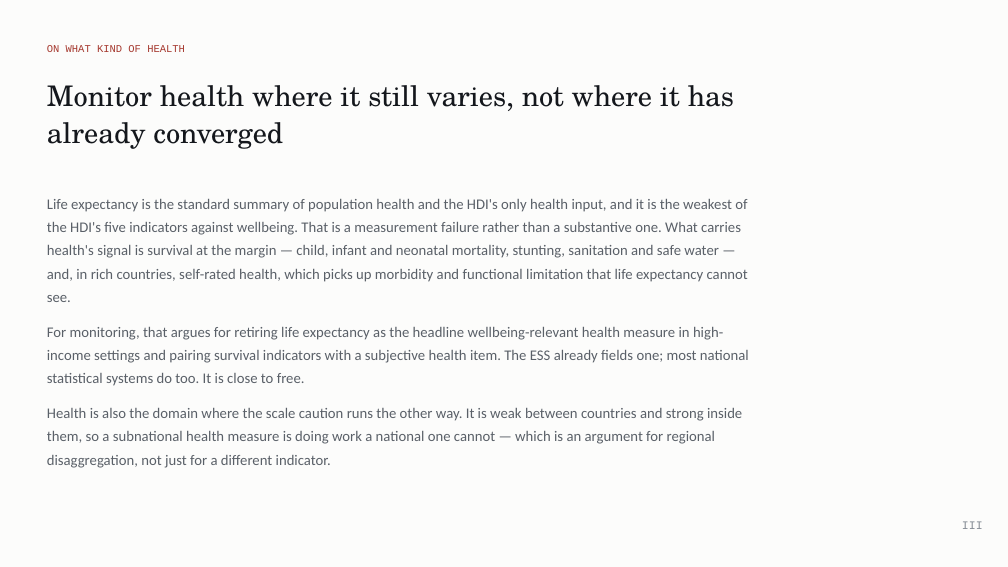
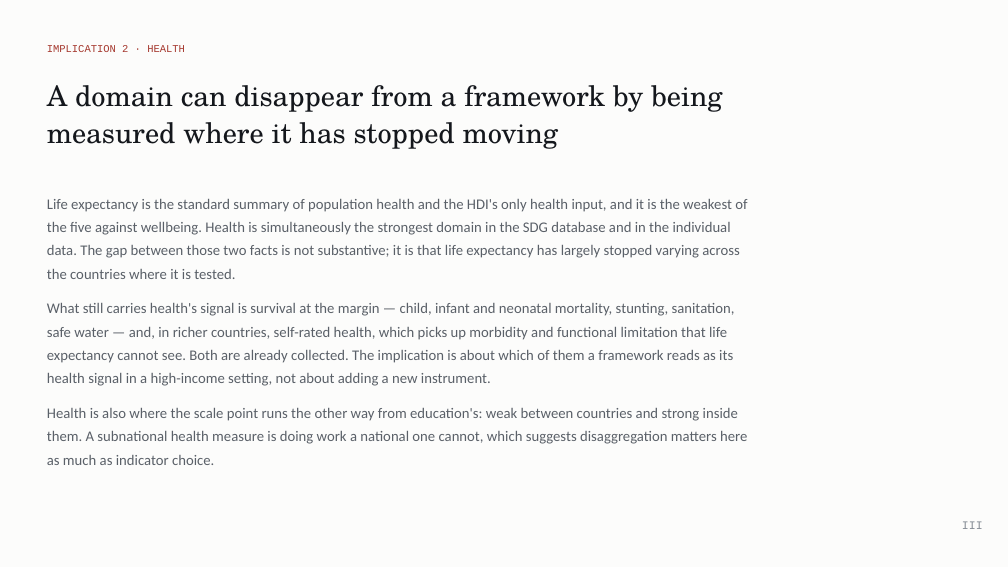
Before and after one commit to cwejnert/HDI-Happiness, a slide deck: slide 32 of deck/Measured_Where_It_Varies.pptx. Drawn at 1008x567 pixels with LibreOffice and Linux fonts; fonts in the diff are those of the drawing. Boxes give left, top, right and bottom in pixels: in the first picture for what was removed or moved away, otherwise in the second. Text is boxed around its words. In the diff, an @@ line names an element or a change of style, - is before the commit and + after.

```diff
--- a/deck/Measured_Where_It_Varies.pptx
+++ b/deck/Measured_Where_It_Varies.pptx
@@ text at (x1=47, y1=45, x2=185, y2=52): text changed @@
-ON WHAT KIND OF HEALTH
+IMPLICATION 2 · HEALTH
@@ text at (x1=47, y1=85, x2=722, y2=149): text changed @@
-Monitor health where it still varies, not where it has already converged
+A domain can disappear from a framework by being measured where it has stopped moving
@@ text at (x1=47, y1=199, x2=747, y2=465): text changed @@
-Life expectancy is the standard summary of population health and the HDI's only health input, and it is the weakest of the HDI's five indicators against wellbeing. That is a measurement failure rather than a substantive one. What carries health's signal is survival at the margin — child, infant and neonatal mortality, stunting, sanitation and safe water — and, in rich countries, self-rated health, which picks up morbidity and functional limitation that life expectancy cannot see.
-For monitoring, that argues for retiring life expectancy as the headline wellbeing-relevant health measure in high-income settings and pairing survival indicators with a subjective health item. The ESS already fields one; most national statistical systems do too. It is close to free.
-Health is also the domain where the scale caution runs the other way. It is weak between countries and strong inside them, so a subnational health measure is doing work a national one cannot — which is an argument for regional disaggregation, not just for a different indicator.
+Life expectancy is the standard summary of population health and the HDI's only health input, and it is the weakest of the five against wellbeing. Health is simultaneously the strongest domain in the SDG database and in the individual data. The gap between those two facts is not substantive; it is that life expectancy has largely stopped varying across the countries where it is tested.
+What still carries health's signal is survival at the margin — child, infant and neonatal mortality, stunting, sanitation, safe water — and, in richer countries, self-rated health, which picks up morbidity and functional limitation that life expectancy cannot see. Both are already collected. The implication is about which of them a framework reads as its health signal in a high-income setting, not about adding a new instrument.
+Health is also where the scale point runs the other way from education's: weak between countries and strong inside them. A subnational health measure is doing work a national one cannot, which suggests disaggregation matters here as much as indicator choice.
```
Also in this commit, not shown: 10 other slides changed, 4 other files.
